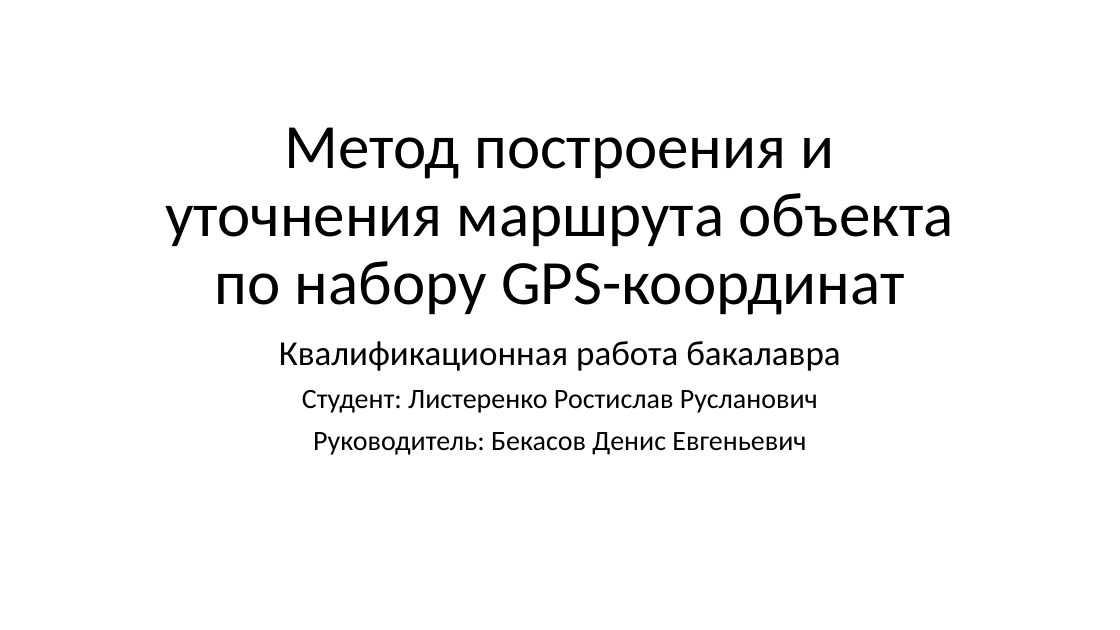
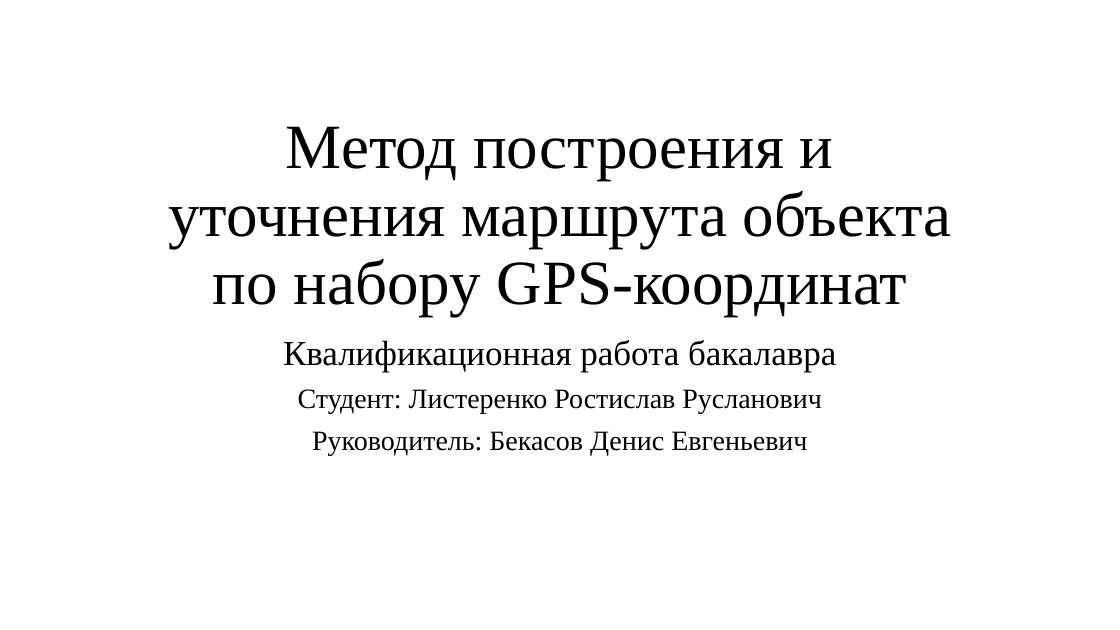
Before and after one commit to kaedvann/TrackFilter, a slide deck: slide 1 of docs/thesis/thesis.pptx. Drawn at 1120x630 pixels with LibreOffice and Linux fonts; fonts in the diff are those of the drawing. Boxes give left, top, right and bottom in pixels: in the first picture for what was removed or moved away, otherwise in the second. Text is boxed around its words. In the diff, an @@ line names an element or a change of style, - is before the commit and + after.

```diff
--- a/docs/thesis/thesis.pptx
+++ b/docs/thesis/thesis.pptx
@@ title "Метод построения и уточнения маршрута ..." at box(168, 126, 951, 316): font Calibri to Times New Roman @@
@@ subtitle "Квалификационная работа бакалавра" at box(283, 340, 836, 456): font Calibri to Times New Roman @@
```
Also in this commit, not shown: 6 other slides changed, 3 slides added, 1 slide removed, 6 other files.
